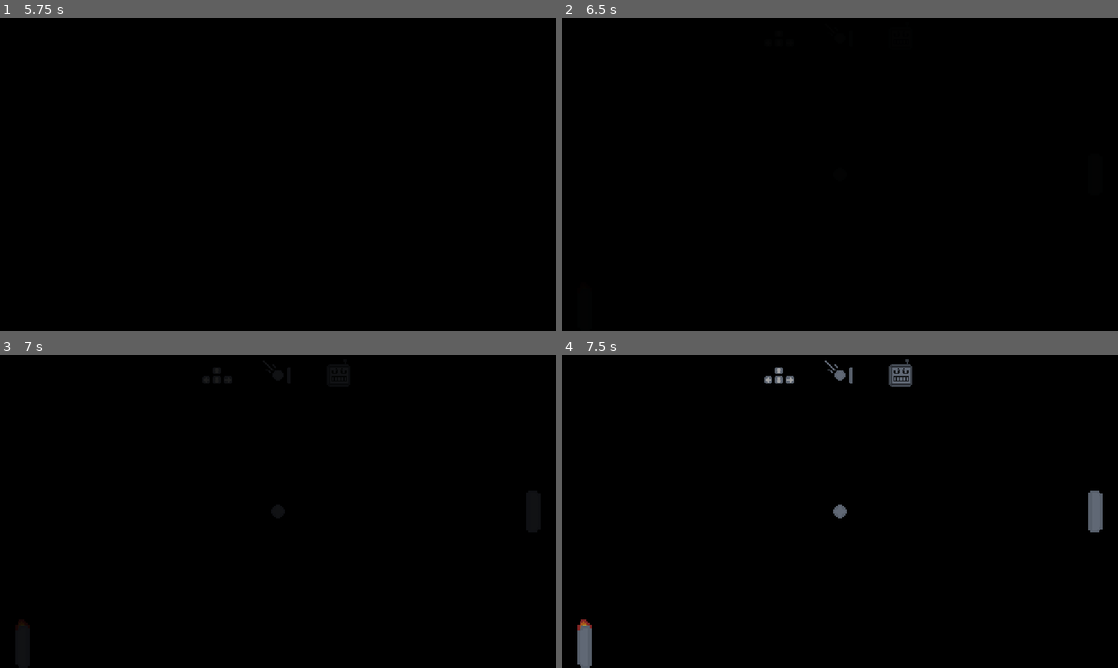
Above: before the commit, frames 1-4 (two rows, left to right).
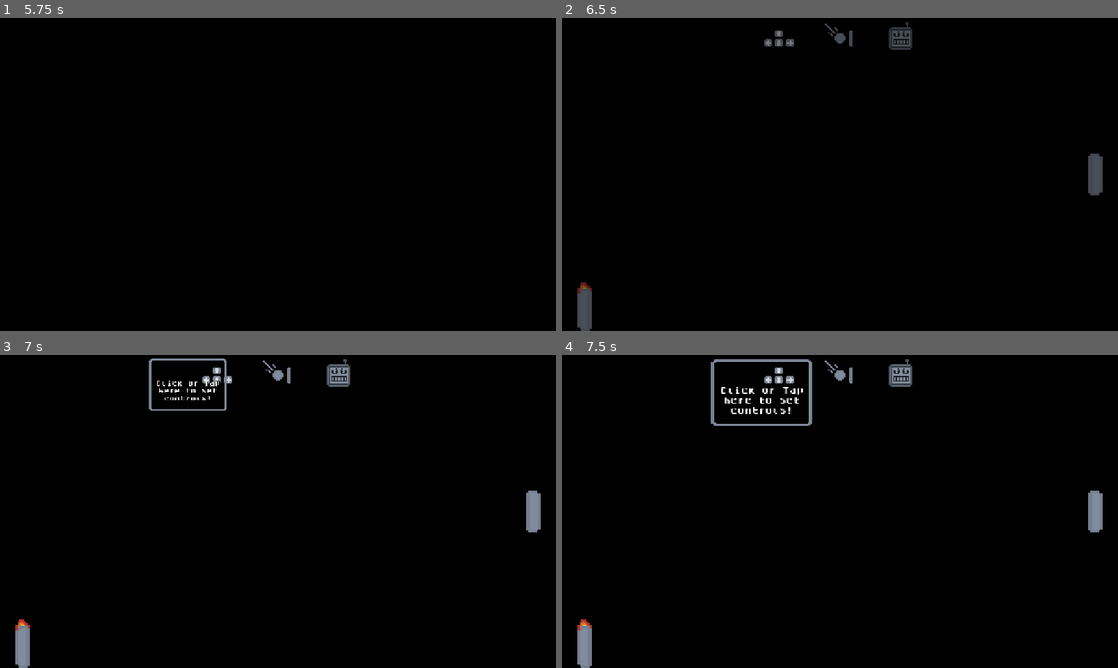
Above: after the commit, the same moments.

Repository: where-fore/pong
Game: Godot game, scene res://scenes/main_menu.tscn
Two runs of this game, one before a commit and one after it. Both use one fixed random seed, a clock stepped at 60 frames per second and the inputs below.
Inputs (mouse positions are in pixels of both pictures, inside the frame that each line leads up to):
- Up to frame 1 (5.75 s): tap Enter (start_game) at 0.5, 0.6, 1.35, 2.1, 2.85 s; move the mouse to (400, 158) at 0.52 s; hold E (move_up) 0.53-1.28 s; move the mouse to (166, 190) at 1.27 s; hold S (move_down) 1.28-2.03 s; move the mouse to (333, 105) at 2.02 s; hold E (move_up) 2.03-3.5 s; move the mouse to (250, 237) at 2.77 s; click "Begin Pong Vs Computer" at 3.5 s; click "Begin Pong Vs Computer" at 4.25 s; click "Begin Pong Vs Local Friend" at 5 s
- Up to frame 2 (6.5 s): tap Enter (start_game) at 5.75, 5.85 s; move the mouse to (1006, 221) at 5.77 s; hold S (move_down) from 5.78 s (still down)
- Up to frame 3 (7 s): keep holding S (move_down); tap Enter (start_game) at 6.5, 6.6 s; move the mouse to (111, 464) at 6.52 s
- Up to frame 4 (7.5 s): keep holding S (move_down); tap Enter (start_game) at 7.25, 7.35 s; move the mouse to (867, 511) at 7.27 s

Frame 1 is identical in both runs. In frame 2, 1.2% of the frame differs, in the area x 2-98%, y 1-100%; in frame 3, 1.7%; in frame 4, 2.0%.

Commit message:
finished input swapping

Diff:
--- a/project/scenes/hud.tscn
+++ b/project/scenes/hud.tscn
@@ -1,13 +1,18 @@
-[gd_scene load_steps=6 format=3 uid="uid://bmed41fkbopnt"]
+[gd_scene load_steps=8 format=3 uid="uid://bmed41fkbopnt"]
 
 [ext_resource type="Script" uid="uid://b0brhoy03ctsb" path="res://scripts/hud.gd" id="1_uo2fv"]
 [ext_resource type="Texture2D" uid="uid://co7cdggohjv1m" path="res://sprites/frame.png" id="3_uo2fv"]
+[ext_resource type="Texture2D" uid="uid://cwj1n8p75ajuq" path="res://sprites/robot.png" id="4_5pdws"]
 [ext_resource type="Texture2D" uid="uid://dinjh2rnost5b" path="res://sprites/cursor.png" id="4_6fi6k"]
+[ext_resource type="Script" uid="uid://dfyy0ewndf2cj" path="res://scripts/input_change_button.gd" id="4_047uy"]
 [ext_resource type="Texture2D" uid="uid://df648unlk73sg" path="res://sprites/keys.png" id="6_5pdws"]
 [ext_resource type="Texture2D" uid="uid://dgnm4lqdaw24t" path="res://sprites/bounce.png" id="9_0i1j5"]
 
 [node name="HUD" type="CanvasLayer"]
 script = ExtResource("1_uo2fv")
+keys_icon = ExtResource("6_5pdws")
+cursor_icon = ExtResource("4_6fi6k")
+ai_icon = ExtResource("4_5pdws")
 
 [node name="Left Score Icon" type="TextureRect" parent="."]
 anchors_preset = -1
@@ -39,7 +44,6 @@
 horizontal_alignment = 1
 
 [node name="Input Button Parent" type="Control" parent="Left Score Icon"]
-visible = false
 layout_mode = 1
 anchors_preset = 15
 anchor_right = 1.0
@@ -51,24 +55,27 @@
 modulate = Color(1, 1, 1, 0)
 layout_mode = 1
 anchors_preset = -1
-anchor_left = -2.0
+anchor_left = -1.5
 anchor_right = 1.5
-anchor_bottom = 2.5
+anchor_bottom = 2.0
 offset_top = -4.0
 offset_right = 8.0
 offset_bottom = 4.0
 grow_vertical = 2
+focus_mode = 0
 button_mask = 3
 
 [node name="Border" type="TextureRect" parent="Left Score Icon/Input Button Parent"]
 layout_mode = 1
 anchors_preset = -1
-anchor_left = -2.0
+anchor_left = -1.5
 anchor_right = 1.5
-anchor_bottom = 2.5
+anchor_bottom = 2.0
 grow_horizontal = 2
 grow_vertical = 2
+mouse_filter = 2
 texture = ExtResource("3_uo2fv")
+script = ExtResource("4_047uy")
 
 [node name="Input Change Label" type="Label" parent="Left Score Icon/Input Button Parent/Border"]
 layout_mode = 1
@@ -83,7 +90,7 @@
 grow_horizontal = 2
 grow_vertical = 0
 text = "Click or Tap
-here to swap
+here to set
 controls!"
 horizontal_alignment = 1
 vertical_alignment = 1
@@ -145,3 +152,6 @@
 grow_vertical = 2
 theme_override_font_sizes/font_size = 32
 horizontal_alignment = 1
+
+[connection signal="pressed" from="Left Score Icon/Input Button Parent/Input Change Button" to="." method="_on_input_change_button_pressed"]
+[connection signal="pressed" from="Left Score Icon/Input Button Parent/Input Change Button" to="Left Score Icon/Input Button Parent/Border" method="_on_input_change_button_pressed"]
--- a/project/scenes/one_input_play.tscn
+++ b/project/scenes/one_input_play.tscn
@@ -7,7 +7,6 @@
 [ext_resource type="PackedScene" uid="uid://buh7diarn0uee" path="res://scenes/wall.tscn" id="4_ad7tn"]
 [ext_resource type="PackedScene" uid="uid://bmed41fkbopnt" path="res://scenes/hud.tscn" id="5_xxm1n"]
 [ext_resource type="PackedScene" uid="uid://bjbn4uxeicuul" path="res://scenes/pause_menu.tscn" id="6_8ff3m"]
-[ext_resource type="Texture2D" uid="uid://cwj1n8p75ajuq" path="res://sprites/robot.png" id="6_teyol"]
 
 [node name="Main" type="Node"]
 script = ExtResource("1_muj5o")
@@ -42,13 +41,6 @@
 
 [node name="HUD" parent="." instance=ExtResource("5_xxm1n")]
 
-[node name="Right Score Icon" parent="HUD" index="1"]
-texture = ExtResource("6_teyol")
-
-[node name="Bounce Count Label" parent="HUD/Bounce Count Icon" index="0"]
-offset_top = -16.0
-offset_bottom = 16.0
-
 [node name="PauseMenu" parent="." instance=ExtResource("6_8ff3m")]
 visible = false
 
@@ -59,6 +51,5 @@
 [connection signal="scored" from="Right Wall" to="HUD" method="_on_right_wall_scored"]
 [connection signal="scored" from="Left Wall" to="." method="_on_left_wall_scored"]
 [connection signal="scored" from="Left Wall" to="HUD" method="_on_left_wall_scored"]
+[connection signal="input_change_button_pressed" from="HUD" to="." method="_on_hud_input_change_button_pressed"]
 [connection signal="back_to_main_menu" from="PauseMenu" to="." method="_on_pause_menu_back_to_main_menu"]
-
-[editable path="HUD"]
--- a/project/scenes/two_input_play.tscn
+++ b/project/scenes/two_input_play.tscn
@@ -51,4 +51,5 @@
 [connection signal="scored" from="Right Wall" to="HUD" method="_on_right_wall_scored"]
 [connection signal="scored" from="Left Wall" to="." method="_on_left_wall_scored"]
 [connection signal="scored" from="Left Wall" to="HUD" method="_on_left_wall_scored"]
+[connection signal="input_change_button_pressed" from="HUD" to="." method="_on_hud_input_change_button_pressed"]
 [connection signal="back_to_main_menu" from="PauseMenu" to="." method="_on_pause_menu_back_to_main_menu"]
--- a/project/scripts/hud.gd
+++ b/project/scripts/hud.gd
@@ -1,4 +1,6 @@
 extends CanvasLayer
+
+signal input_change_button_pressed
 
 var max_bounces = 0
 var bounces_this_set = 0
@@ -8,6 +10,13 @@
 var pulse_tween : Tween = null
 var pulse_scale_factor = 1.25
 
+@export var keys_icon = CompressedTexture2D
+@export var cursor_icon = CompressedTexture2D
+@export var ai_icon = CompressedTexture2D
+var side_check_left = "Left"
+var side_check_right = "Right"
+@onready var left_side_icon = $"Left Score Icon"
+@onready var right_side_icon = $"Right Score Icon"
 
 @onready var bounce_count_label = $"Bounce Count Icon/Bounce Count Label"
 @onready var original_font_size = bounce_count_label.get_theme_font_size("font_size", bounce_count_label.get_class())
@@ -19,6 +28,23 @@
 
 	#gonna do some scale changing later
 	bounce_count_label.pivot_offset = bounce_count_label.get_size() / 2
+
+	#change icons to match groupings on ready
+	for paddle in get_tree().get_nodes_in_group("Paddle"):
+		if paddle.is_in_group("Right Paddle"):
+			if paddle.is_in_group("Keys Paddle"): right_side_icon.texture = keys_icon
+			elif paddle.is_in_group("Cursor Paddle"): right_side_icon.texture = cursor_icon
+			elif paddle.is_in_group("AI Paddle"): right_side_icon.texture = ai_icon
+			else: push_error("No valid input grouping for paddle")
+
+		elif not paddle.is_in_group("Right Paddle"):
+			if paddle.is_in_group("Keys Paddle"):
+				if paddle.is_in_group("Keys Paddle"): right_side_icon.texture = keys_icon
+				elif paddle.is_in_group("Cursor Paddle"): right_side_icon.texture = cursor_icon
+				elif paddle.is_in_group("AI Paddle"): right_side_icon.texture = ai_icon
+				else: push_error("No valid input grouping for paddle")
+
+		else: push_error("No valid side grouping for paddle")
 
 
 # Called every frame. 'delta' is the elapsed time since the previous frame.
@@ -79,9 +105,29 @@
 	bounce_count_label.add_theme_font_size_override("font_size", original_font_size)
 
 
-func _on_start_button_vs_computer_pressed() -> void:
-	pass # Replace with function body.
+func _on_input_change_button_pressed() -> void:
+	for paddle in get_tree().get_nodes_in_group("Paddle"):
+		if paddle.is_in_group("Right Paddle") and not paddle.is_in_group("AI Paddle"):
+			change_input(paddle, side_check_right)
+		if not paddle.is_in_group("Right Paddle") and not paddle.is_in_group("AI Paddle"):
+			change_input(paddle, side_check_left)
+	emit_signal("input_change_button_pressed")
 
 
-func _on_start_button_vs_local_pressed() -> void:
-	pass # Replace with function body.
+func change_input(paddle, side:String):
+	if side != side_check_left and side != side_check_right:
+		push_error("No side assigned to paddle input swap method.")
+
+	if paddle.is_in_group("Keys Paddle"):
+		paddle.remove_from_group("Keys Paddle")
+		paddle.add_to_group("Cursor Paddle")
+		if side == "Left": left_side_icon.texture = cursor_icon
+		elif side == "Right": right_side_icon.texture = cursor_icon
+
+	elif paddle.is_in_group("Cursor Paddle"):
+		paddle.remove_from_group("Cursor Paddle")
+		paddle.add_to_group("Keys Paddle")
+		if side == "Left": left_side_icon.texture = keys_icon
+		elif side == "Right": right_side_icon.texture = keys_icon
+
+	else: push_error("No input method assigned to paddle at time of input swap method.")
--- /dev/null
+++ b/project/scripts/input_change_button.gd
@@ -0,0 +1,65 @@
+extends Control
+#this is intentionally only attached to the visible border & text
+#otherwise the button would scale to 0 and wouldn't be clickable
+
+signal input_button_first_pressed
+
+var button_pressed_once = false
+var pulse_tween = null
+var bounce_tween = null
+
+# Called when the node enters the scene tree for the first time.
+func _ready() -> void:
+
+	#save scale that was set in editor, then set to 0 to prep fade in
+	var original_property_value = self.scale
+	self.scale = Vector2.ZERO
+
+	#wait while it fades in and stuff
+	var wait_time = 1.25 #seconds
+	await get_tree().create_timer(wait_time).timeout
+
+	#bounce in
+	var bounce_in_time = 0.6
+	bounce_tween = create_tween()
+	bounce_tween.set_trans(Tween.TRANS_SPRING)
+	bounce_tween.set_ease(Tween.EASE_OUT)
+	bounce_tween.tween_property(self, "scale", original_property_value, bounce_in_time) #goes to target value
+
+	await get_tree().create_timer(bounce_in_time+0.5).timeout
+
+	#pulse a bit
+
+	#check if there's a pulse tween already, if not do nothing
+	if not pulse_tween:
+		pulse_tween = create_tween()
+		var target = self
+		var target_property = "scale"
+		var duration = 1
+		var change_factor = 1.1
+
+		pulse_tween.set_trans(Tween.TRANS_LINEAR)
+		pulse_tween.tween_property(target, target_property, original_property_value, duration) #goes to target value
+		pulse_tween.tween_property(target, target_property, original_property_value*change_factor, duration) #goes back to cached original value
+		#pulse forever.. until the stop_tweens function gets called
+		pulse_tween.set_loops()
+
+
+func stop_tweens():
+	#after a bit, so you know you can double click to reset
+	var wait_time = 2 #seconds
+	await get_tree().create_timer(wait_time).timeout
+
+	if bounce_tween: bounce_tween.stop()
+	if pulse_tween: pulse_tween.stop()
+	pulse_tween = create_tween()
+	pulse_tween.set_trans(Tween.TRANS_CIRC)
+	pulse_tween.set_ease(Tween.EASE_IN)
+	pulse_tween.tween_property(self, "scale", Vector2.ZERO, 0.75) #goes to target value
+
+
+func _on_input_change_button_pressed() -> void:
+	if not button_pressed_once:
+		button_pressed_once = true
+		emit_signal("input_button_first_pressed")
+		stop_tweens() #this has a delay, check the function
--- a/project/scripts/main.gd
+++ b/project/scripts/main.gd
@@ -2,15 +2,21 @@
 
 @export var ball_scene: PackedScene
 @onready var fade_parent = $"Scene Fade/ColorRect"
+
+var fade_time_main_menu_to_black = 2
+var fade_time_game_from_black = 1
+
+signal input_button_first_pressed
+var input_button_pressed_once = false
 
 # Called when the node enters the scene tree for the first time.
 func _ready() -> void:
 	randomize()
 
 	if not self.has_meta("Main_Menu"):
-		var fade_time = 2
-		create_ball(fade_time) #delay on spawn to let it fade in, get bearings etc
+		create_ball(1, true) #delay on spawn until input changed
 
+		var fade_time = fade_time_game_from_black
 		fade_parent.color = Color(0,0,0,1)
 		var tween = create_tween()
 		tween.set_trans(Tween.TRANS_EXPO)
@@ -25,13 +31,16 @@
 	pass
 
 
-func create_ball(drop_in_override:float = 0):
+func create_ball(drop_in_override:float = 0, wait_for_signal:bool = false):
+	if wait_for_signal:
+		await input_button_first_pressed
+
 	var ball = ball_scene.instantiate()
 	ball.position = ($"Ball Spawn".position)
 	call_deferred("add_child", ball)
 	ball.connect("destroyed", _on_ball_destroyed)
 
-	if drop_in_override == 0:
+	if not drop_in_override:
 		ball.call_deferred("drop_in")
 	elif drop_in_override:
 		ball.call_deferred("drop_in", drop_in_override)
@@ -51,7 +60,7 @@
 
 
 func _on_main_menu_hud_start_game(scene: Variant) -> void:
-	await fade_menu(Color(0,0,0,1), 2, fade_parent, "color")
+	await fade_menu(Color(0,0,0,1), fade_time_main_menu_to_black, fade_parent, "color")
 	get_tree().change_scene_to_file(scene)
 
 
@@ -72,3 +81,9 @@
 func _on_pause_menu_back_to_main_menu(scene: Variant) -> void:
 	await fade_menu(Color(0,0,0,1), 1, fade_parent, "color")
 	get_tree().change_scene_to_file(scene)
+
+
+func _on_hud_input_change_button_pressed() -> void:
+	if input_button_pressed_once == false:
+		input_button_pressed_once = true
+		emit_signal("input_button_first_pressed")
Not shown: 1 places in project/scenes/one_input_play.tscn that only renumber resources
Not shown, added: project/scripts/input_change_button.gd.uid
Not shown, changed: pong to do.txt
